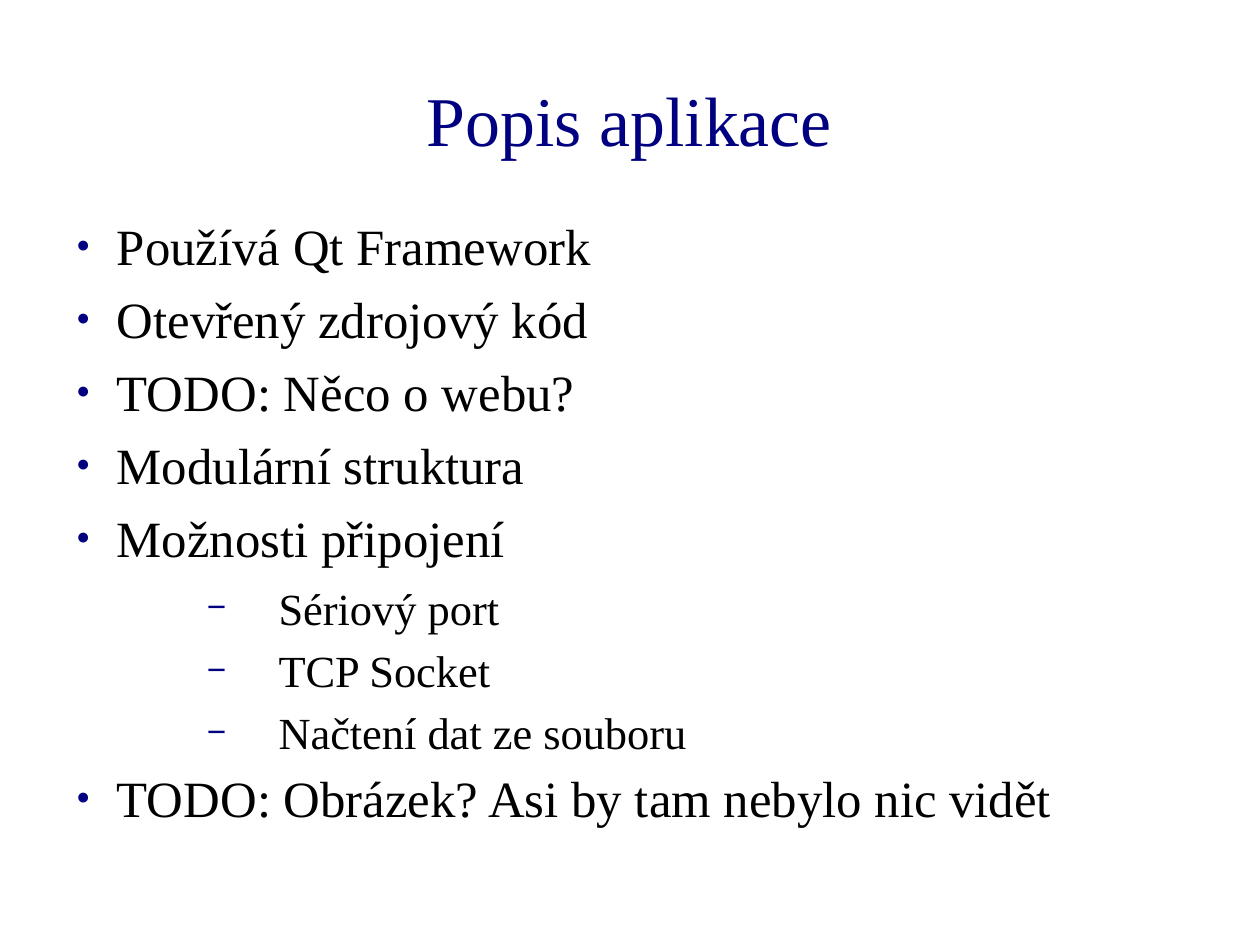
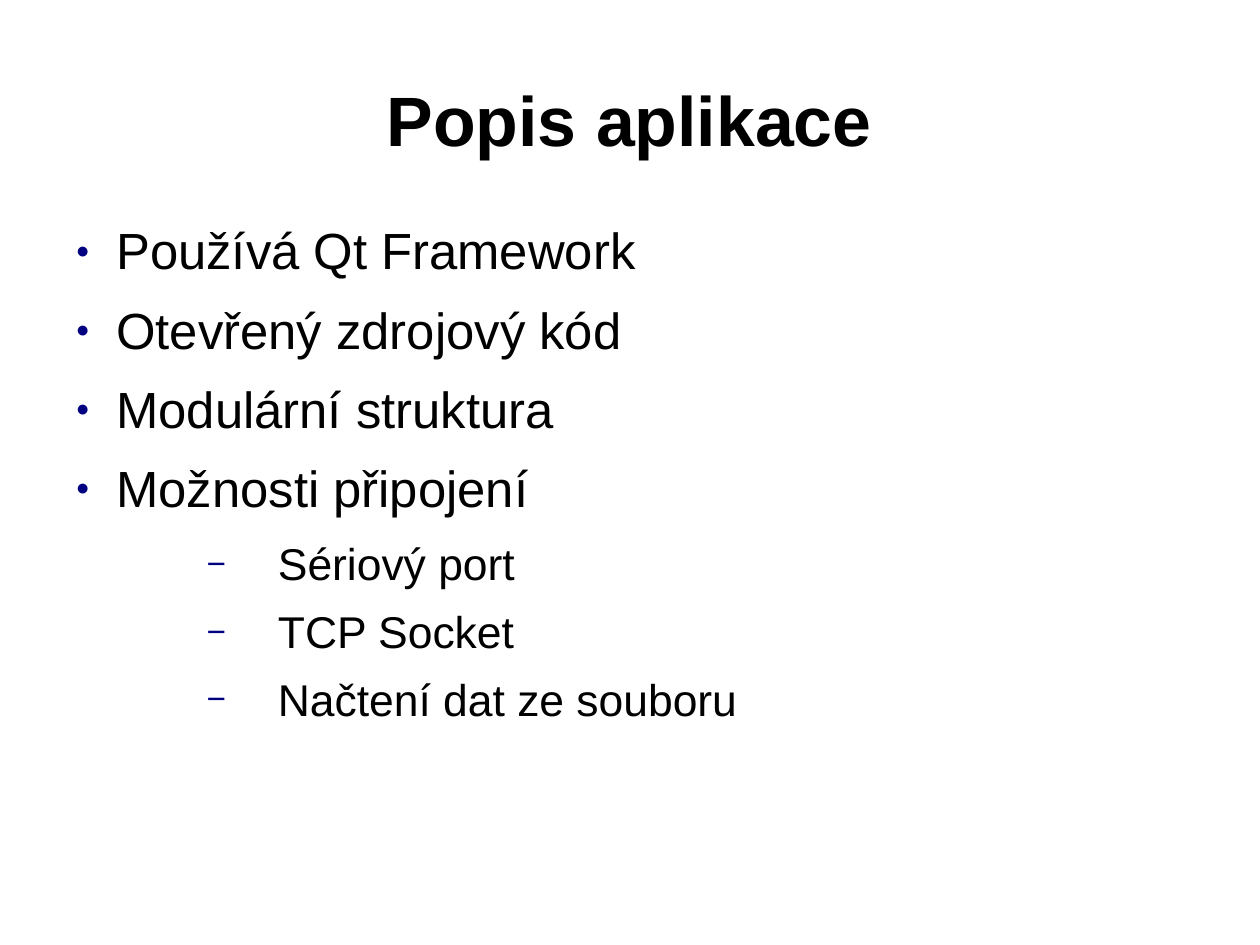
Before and after one commit to Tasssadar/soc, a slide deck: slide 3 of prezentace.ppt. Drawn at 1260x945 pixels with LibreOffice and Linux fonts; fonts in the diff are those of the drawing; background and template pictures are left out. Boxes give left, top, right and bottom in pixels: in the first picture for what was removed or moved away, otherwise in the second. Text is boxed around its words. In the diff, an @@ line names an element or a change of style, - is before the commit and + after.

```diff
--- a/prezentace.ppt
+++ b/prezentace.ppt
@@ title "Popis aplikace" at [387,95,871,160]: font Times New Roman to Arial, text colour #000080 to #000000, bold on @@
@@ text "Používá Qt Framework" at [116,231,736,717]: font Times New Roman to Arial; line spacing 0.83 to 0.93; indent changed @@
@@ text at [117,375,575,412]: paragraph removed @@
-● TODO: Něco o webu?
@@ text at [117,781,1050,827]: paragraph removed @@
-● TODO: Obrázek? Asi by tam nebylo nic vidět
```
Also in this commit, not shown: 2 other slides changed, 6 slides added, 2 slides removed.
